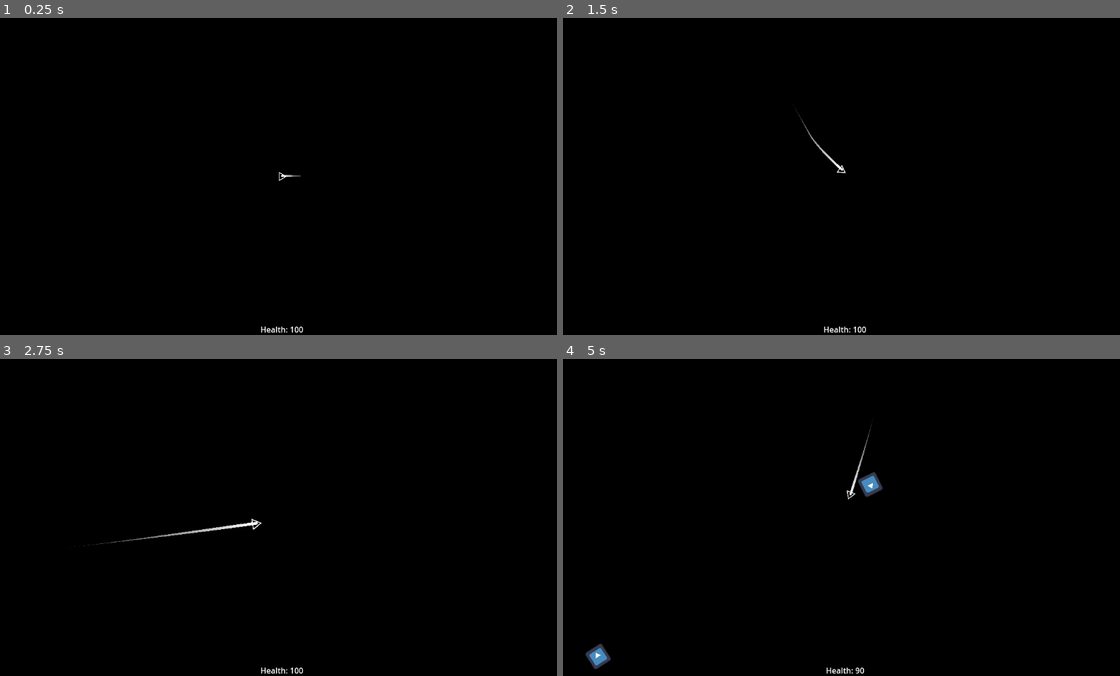
Above: before the commit, frames 1-4 (two rows, left to right).
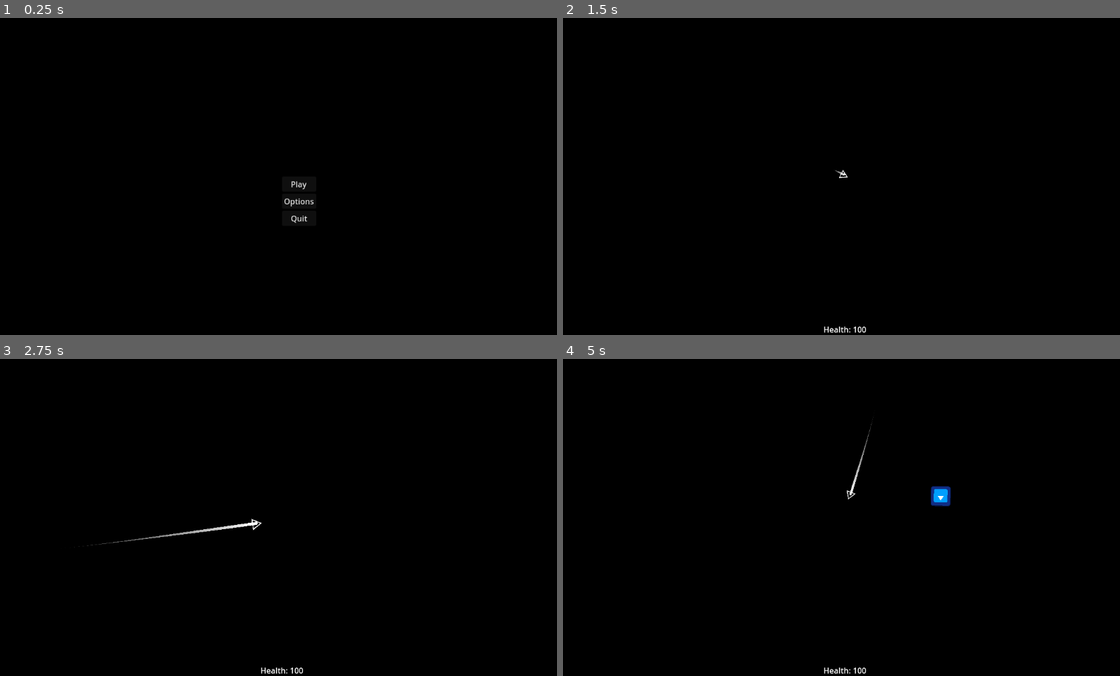
Above: after the commit, the same moments.

Repository: HazarBakir/void_blade
Game: Godot game, scene res://Scenes/main_menu.tscn
Two runs of this game, one before a commit and one after it. Both use one fixed random seed, a clock stepped at 60 frames per second and the inputs below. Before the commit the project starts from res://scenes/game_scene.tscn. The engine's default icon, where the game draws it, is replaced by a stand-in: a white triangle on a blue panel in a dark square.
Inputs (mouse positions are in pixels of both pictures, inside the frame that each line leads up to):
- Up to frame 1 (0.25 s): no input
- Up to frame 2 (1.5 s): click (863, 201) at 0.5 s, where only the run after the commit has a clickable "Options"; click (863, 182) at 1.25 s, where only the run after the commit has a clickable "Play"
- Up to frame 3 (2.75 s): move the mouse to (406, 501) at 2.02 s; press the mouse at (406, 501) at 2.03 s
- Up to frame 4 (5 s): move the mouse to (730, 533) at 2.77 s; release the mouse at (730, 533) at 2.78 s; click (730, 533) at 2.85 s; move the mouse to (902, 447) at 3.52 s; press the mouse at (902, 447) at 3.53 s; move the mouse to (819, 580) at 4.27 s; release the mouse at (819, 580) at 4.28 s; click (819, 580) at 4.35 s

The runs differ from the first frame. In frame 1, 0.3% of the frame differs, in the area x 46-57%, y 48-100%; in frame 2, 0.1%; in frame 3, less than 0.1%; in frame 4, 0.8%, in the area x 3-70%, y 18-100%.

Commit message:
feat: add main menu at the start of the game

Diff:
--- /dev/null
+++ b/Scenes/main_menu.tscn
@@ -0,0 +1,38 @@
+[gd_scene load_steps=2 format=3 uid="uid://kfomgjtk4775"]
+
+[ext_resource type="Script" uid="uid://bcn53quvl7khp" path="res://Scripts/main_menu.gd" id="1_28flt"]
+
+[node name="MainMenu" type="Control"]
+layout_mode = 3
+anchors_preset = 8
+anchor_left = 0.5
+anchor_top = 0.5
+anchor_right = 0.5
+anchor_bottom = 0.5
+grow_horizontal = 2
+grow_vertical = 2
+script = ExtResource("1_28flt")
+
+[node name="MarginContainer" type="MarginContainer" parent="."]
+layout_mode = 0
+offset_right = 40.0
+offset_bottom = 40.0
+
+[node name="VBoxContainer" type="VBoxContainer" parent="MarginContainer"]
+layout_mode = 2
+
+[node name="play" type="Button" parent="MarginContainer/VBoxContainer"]
+layout_mode = 2
+text = "Play"
+
+[node name="options" type="Button" parent="MarginContainer/VBoxContainer"]
+layout_mode = 2
+text = "Options"
+
+[node name="quit" type="Button" parent="MarginContainer/VBoxContainer"]
+layout_mode = 2
+text = "Quit"
+
+[connection signal="pressed" from="MarginContainer/VBoxContainer/play" to="." method="_on_play_pressed"]
+[connection signal="pressed" from="MarginContainer/VBoxContainer/options" to="." method="_on_options_pressed"]
+[connection signal="pressed" from="MarginContainer/VBoxContainer/quit" to="." method="_on_quit_pressed"]
--- a/Scripts/Enemy/enemy_spawner.gd
+++ b/Scripts/Enemy/enemy_spawner.gd
@@ -26,7 +26,7 @@
 
 	entity.position = position
 
-	var random_offset = Vector2(randf_range(-50, 50), randf_range(-50, 50))
+	var random_offset = Vector2(randf_range(-150, 150), randf_range(-150, 150))
 	entity.position += random_offset
 
 	var enemies_node = get_tree().current_scene.get_node("enemies")
--- a/Scripts/Player/player_movement.gd
+++ b/Scripts/Player/player_movement.gd
@@ -18,15 +18,15 @@
 	mouse_position = get_global_mouse_position()
 
 	if Input.is_action_pressed("move_mouse"):
-		PlayerStats.isAttacking = true
+		PlayerStats.is_attacking = true
 		move_fast(delta)
 		zoom_camera(attack_zoom, delta)
 	else:
-		PlayerStats.isAttacking = false
+		PlayerStats.is_attacking = false
 		follow_mouse_slowly(delta)
 		zoom_camera(normal_zoom, delta)
 
-	velocity = velocity.limit_length(speed if PlayerStats.isAttacking else follow_speed)
+	velocity = velocity.limit_length(speed if PlayerStats.is_attacking else follow_speed)
 	move_and_slide()
 
 	camera_offset(delta)
@@ -59,5 +59,5 @@
 	$Camera2D.zoom.y = lerp($Camera2D.zoom.y, target_zoom.y, zoom_speed * delta)
 
 func _on_enemy_kill_area_area_entered(area: Area2D) -> void:
-	if area.get_parent().is_in_group("enemies") and PlayerStats.isAttacking == true:
+	if area.get_parent().is_in_group("enemies") and PlayerStats.is_attacking == true:
 		area.get_parent().queue_free()
--- a/Scripts/Player/player_stats.gd
+++ b/Scripts/Player/player_stats.gd
@@ -12,7 +12,8 @@
 var base_damage: int = 10
 
 # Current Stats
-var isAttacking = false
+var kill_count : int = 0
+var is_attacking = false
 var current_health: int
 var current_stamina: int
 var level: int = 1
@@ -92,7 +93,10 @@
 
 func die():
 	print("Player died!")
-	# Handle death logic here
+	# Player explodes to particles
+	# Screen Shakes at the same time
+	# Everything slows down
+	# after 1.5 seconds UI comes (Retry, Main Menu)
 
 # Getters for computed stats
 func get_current_speed() -> int:
--- a/Scripts/enemy/bullet.gd
+++ b/Scripts/enemy/bullet.gd
@@ -20,7 +20,7 @@
 
 func _on_area_entered(area: Area2D) -> void:
 	if area.is_in_group("player") or area.get_parent().is_in_group("player") and area.name == "BulletDetectArea":
-		if PlayerStats.isAttacking == false:
+		if PlayerStats.is_attacking == false:
 			PlayerStats.take_damage(10)
 		queue_free()
 
--- /dev/null
+++ b/Scripts/main_menu.gd
@@ -0,0 +1,12 @@
+extends Control
+
+
+func _on_play_pressed() -> void:
+	get_tree().change_scene_to_file("res://Scenes/game_scene.tscn")
+
+func _on_options_pressed() -> void:
+	pass # Replace with function body.
+
+
+func _on_quit_pressed() -> void:
+	get_tree().quit()
--- a/project.godot
+++ b/project.godot
@@ -11,17 +11,13 @@
 [application]
 
 config/name="knights_vs_vampires"
-run/main_scene="uid://pektlh5iak8r"
+run/main_scene="uid://kfomgjtk4775"
 config/features=PackedStringArray("4.4", "Forward Plus")
 config/icon="res://icon.svg"
 
 [autoload]
 
 PlayerStats="*res://Scripts/Player/player_stats.gd"
-
-[display]
-
-mouse_cursor/custom_image="uid://b0kxeidr1s50s"
 
 [input]
 
--- a/scenes/game_scene.tscn
+++ b/scenes/game_scene.tscn
@@ -6,11 +6,13 @@
 
 [sub_resource type="Environment" id="Environment_6h5vk"]
 background_mode = 3
-tonemap_exposure = 2.09
+tonemap_exposure = 2.1
 glow_enabled = true
 glow_intensity = 1.23
 glow_strength = 1.35
 glow_blend_mode = 0
+adjustment_enabled = true
+adjustment_saturation = 4.03
 
 [node name="game_scene" type="Node2D"]
 scale = Vector2(1.01844, 1)
Not shown, added: Scripts/main_menu.gd.uid
